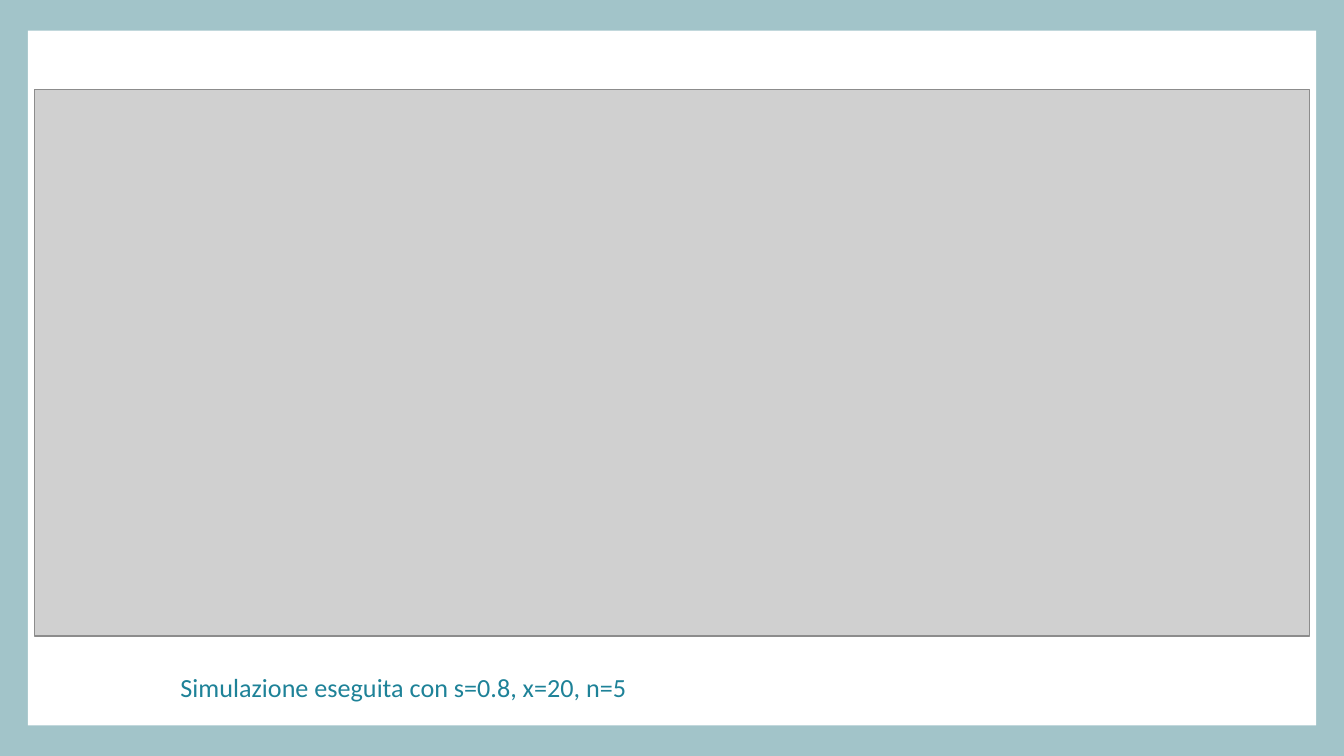
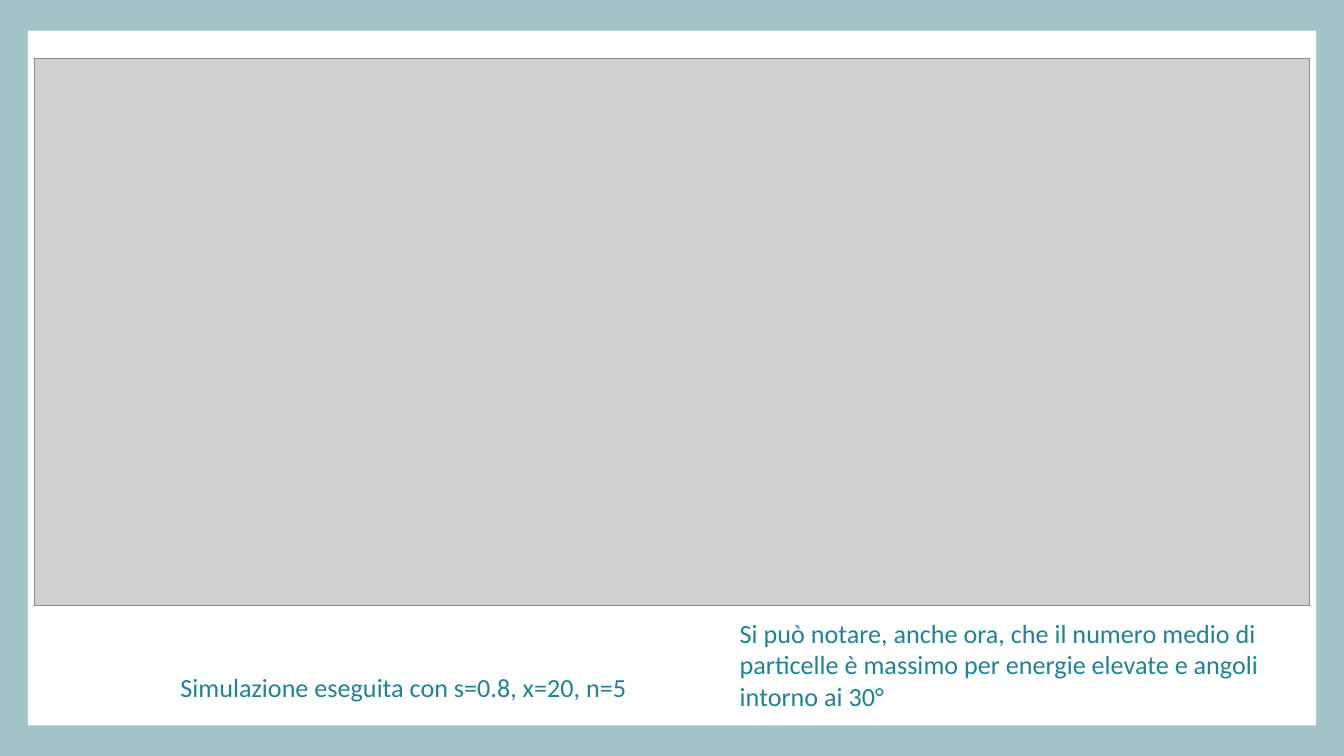
Before and after one commit to irenegentili/Progetto-Metodi-Computazionali, a slide deck: slide 20 of campionamento_sciami_atmosferici_ad_alta_quota_Irene_Gentili.pptx. Drawn at 1344x756 pixels with LibreOffice and Linux fonts; fonts in the diff are those of the drawing; grey boxes stand for pictures. Boxes give left, top, right and bottom in pixels: in the first picture for what was removed or moved away, otherwise in the second. Text is boxed around its words. In the diff, an @@ line names an element or a change of style, - is before the commit and + after.

```diff
--- a/campionamento_sciami_atmosferici_ad_alta_quota_Irene_Gentili.pptx
+++ b/campionamento_sciami_atmosferici_ad_alta_quota_Irene_Gentili.pptx
@@ picture moved from (x1=35, y1=90, x2=1310, y2=637) to (x1=35, y1=59, x2=1310, y2=606) @@
@@ text added at (x1=740, y1=625, x2=1258, y2=706), 14 pt, text #1E8298 @@
+Si può notare, anche ora, che il numero medio di particelle è massimo per energie elevate e angoli intorno ai 30°
```
Also in this commit, not shown: 8 other slides changed, 1 slide added.
